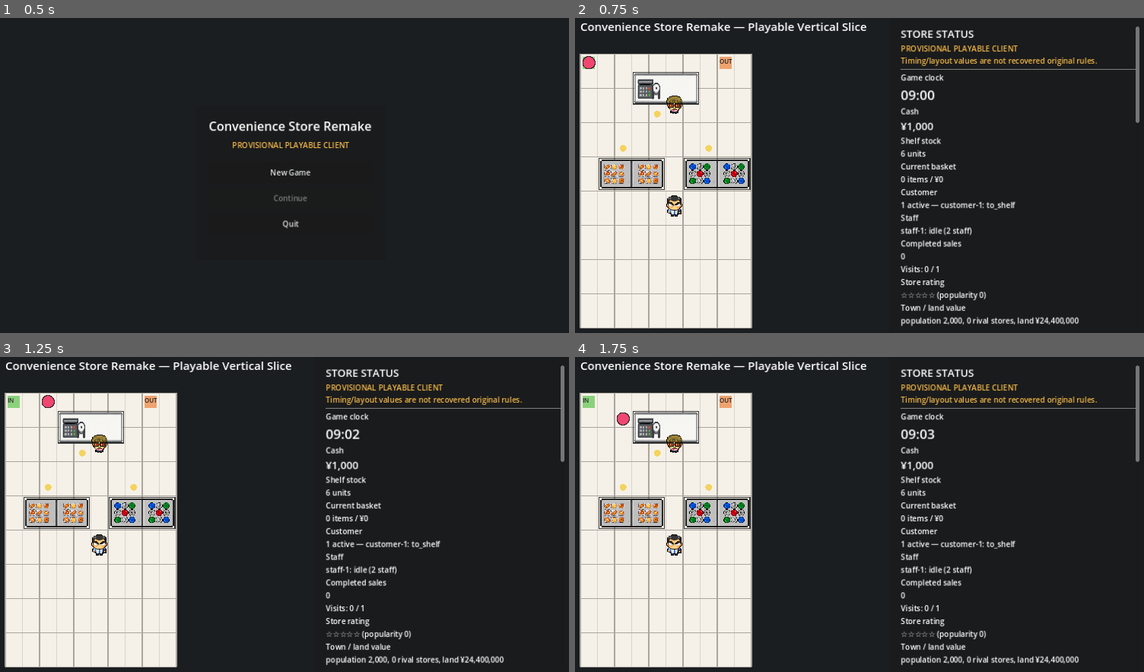
Above: before the commit, frames 1-4 (two rows, left to right).
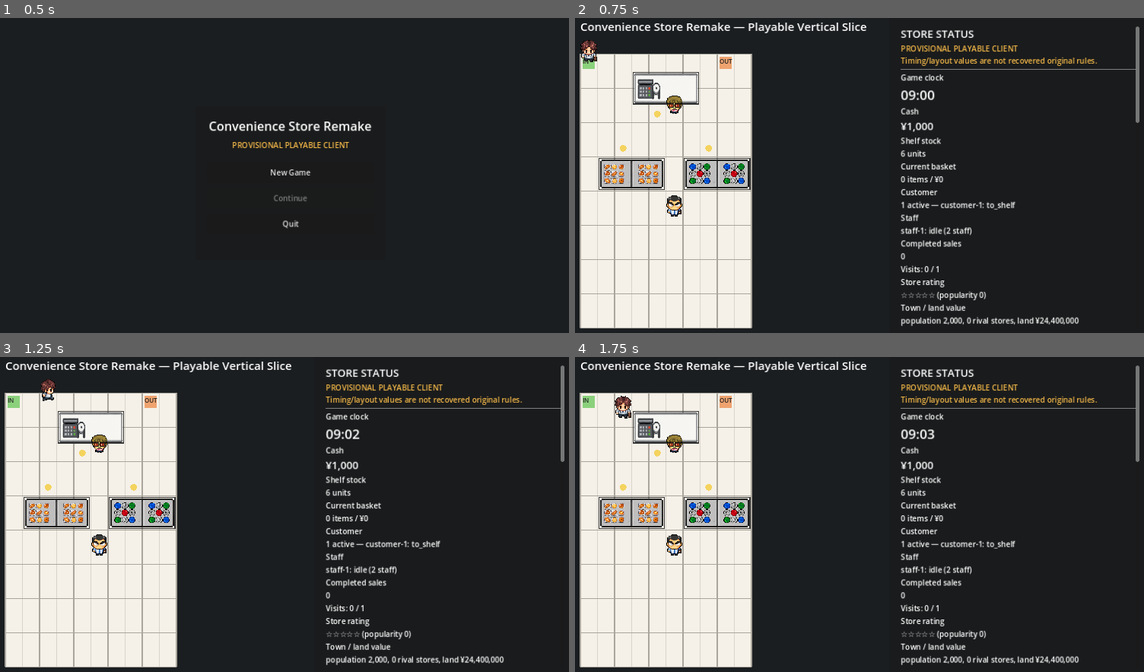
Above: after the commit, the same moments.

Repository: s1-1985/Covenience-store-remake
Game: Godot game, scene res://scenes/main_menu.tscn
Same seed, same stepped clock (60 frames per second), same inputs: the game is played once before the commit and once after it.
Inputs (mouse positions are in pixels of both pictures, inside the frame that each line leads up to):
- Up to frame 1 (0.5 s): no input
- Up to frame 2 (0.75 s): click "New Game" at 0.5 s
- Up to frame 3 (1.25 s): no input
- Up to frame 4 (1.75 s): tap A at 1.25 s; move the mouse to (1001, 498) at 1.27 s; click (1001, 498) at 1.42 s; tap Space (ui_accept) at 1.52 s

Frame 1 is identical in both runs. In frame 2, 0.2% of the frame differs, in the area x 0-4%, y 7-17%; in frame 3, 0.2%; in frame 4, 0.2%, in the area x 6-10%, y 12-22%.

Commit message:
Wire customer walking sprites into store_view.gd (task #70, fourth asset integration)
Draws each customer using assets/raw/customer_v2/customer/'s 21 anonymous
walking figures instead of a plain circle. Unlike staff (task #69),
CustomerState has no identity/archetype field at all, so sprite
assignment is a deterministic hash of customer_id (REMAKE_BALANCED_DEFAULT,
display-only, carries no demographic or behavioral meaning) rather than a
roster-position lookup. Facing direction and the static walk-cycle phase
reuse task #69's staff logic.

Co-Authored-By: Claude Sonnet 5 <noreply@anthropic.com>
Claude-Session: https://claude.ai/code/session_01PXuqF9JKWmmXoEsxN531iJ

Diff:
--- a/game/scripts/headless_smoke.gd
+++ b/game/scripts/headless_smoke.gd
@@ -1995,6 +1995,51 @@
         _fail("moving in -y must face 'up'")
         return
 
+    # Task #70: fourth asset-wiring pass, customer walking sprites. Unlike
+    # staff, no archetype/roster identity exists for customers in this
+    # client at all, so sprite assignment is a pure hash of customer_id
+    # (REMAKE_BALANCED_DEFAULT, docs/decisions/0140-customer-sprite-wiring.md)
+    # rather than a position-based lookup. Confirm all 21 sprites' 4
+    # directions load, the hash-based lookup is deterministic and uses the
+    # expected naming convention, and the facing-direction derivation
+    # (shared logic with staff, exercised the same way) behaves correctly.
+    for customer_sprite_number in range(1, economy_ui_scene.store_view.CUSTOMER_SPRITE_COUNT + 1):
+        var expected_customer_sprite_id := "customer_%02d" % customer_sprite_number
+        for customer_sprite_direction in economy_ui_scene.store_view.CUSTOMER_SPRITE_DIRECTIONS:
+            if economy_ui_scene.store_view._customer_texture(
+                expected_customer_sprite_id,
+                customer_sprite_direction,
+                economy_ui_scene.store_view.CUSTOMER_SPRITE_STATIC_PHASE
+            ) == null:
+                _fail(
+                    "customer sprite failed to load for %s/%s" % [
+                        expected_customer_sprite_id, customer_sprite_direction
+                    ]
+                )
+                return
+    var first_customer_sprite_id := economy_ui_scene.store_view._customer_sprite_id_for_id("customer-1")
+    if not first_customer_sprite_id.begins_with("customer_"):
+        _fail("customer sprite id must use the 'customer_NN' naming convention")
+        return
+    if economy_ui_scene.store_view._customer_sprite_id_for_id("customer-1") != first_customer_sprite_id:
+        _fail("_customer_sprite_id_for_id must be deterministic for the same customer_id")
+        return
+    if economy_ui_scene.store_view._customer_sprite_id_for_id("") != "":
+        _fail("an empty customer_id must resolve to no sprite")
+        return
+    if economy_ui_scene.store_view._customer_facing_direction("test-customer", Vector2i(5, 5)) != "down":
+        _fail("a customer with no prior recorded position must default to facing 'down'")
+        return
+    if economy_ui_scene.store_view._customer_facing_direction("test-customer", Vector2i(8, 5)) != "right":
+        _fail("moving in +x must face 'right'")
+        return
+    if economy_ui_scene.store_view._customer_facing_direction("test-customer", Vector2i(8, 5)) != "right":
+        _fail("an unchanged position must keep facing the previously resolved direction")
+        return
+    if economy_ui_scene.store_view._customer_facing_direction("test-customer", Vector2i(8, 2)) != "up":
+        _fail("moving in -y must face 'up'")
+        return
+
     var bench_index: int = economy_ui_scene._fixture_catalog_ids.find("bench")
     if bench_index < 0:
         _fail("economy UI: fixture catalog option did not include 'bench'")
--- a/game/scripts/store_view.gd
+++ b/game/scripts/store_view.gd
@@ -85,6 +85,34 @@
 const STAFF_SPRITE_SIZE_PX := SUBCELL_PIXELS * 2.0
 const STAFF_SPRITE_ANCHOR_FRACTION := Vector2(0.5, 0.9625)
 
+# Task #70: fourth asset-wiring pass, customer walking sprites (assets/raw/
+# customer_v2/customer/) -- same REMAKE_BALANCED_DEFAULT evidence tier as
+# tasks #67-#69 above. manifest.json ships 21 anonymous walking figures
+# ("customer_01".."customer_21", 4 directions x 2 walk-cycle phases each,
+# 160x160 RGBA, feet-anchored at (80,154) -- same geometry as the task #69
+# staff package) copied (flattened from the source's one-subfolder-per-
+# character layout) into game/assets/customers/ as
+# "<sprite_id>_<direction>_<phase>.png". Unlike staff_candidates, this
+# client's CustomerState has no archetype/identity field at all: customers
+# are created with only an opaque customer_id (e.g. "customer-3",
+# "concurrent-a") and are never linked to any of the 21 CONFIRMED_OFFICIAL
+# CUSTOMER_ARCHETYPES (reference_sim/conveni_sim/baseline_data.py,
+# book pages 134-143) -- no demand/visit-plan mechanic in this vertical
+# slice selects an archetype per customer, so there is no real value to
+# thread through the way task #68 threaded InventoryState.catalog_id.
+# _customer_sprite_id_for_id() below therefore derives a sprite
+# deterministically from each customer_id's own hash (not list position --
+# there is no roster to have a position in) purely so each customer
+# instance renders as a distinct, consistent-looking person instead of a
+# plain circle. This is not an archetype assignment: it carries no
+# demographic, behavioral, or visit-plan meaning whatsoever.
+const CUSTOMER_SPRITE_DIR := "res://assets/customers/"
+const CUSTOMER_SPRITE_COUNT := 21
+const CUSTOMER_SPRITE_DIRECTIONS := ["down", "left", "right", "up"]
+const CUSTOMER_SPRITE_STATIC_PHASE := "A"
+const CUSTOMER_SPRITE_SIZE_PX := SUBCELL_PIXELS * 2.0
+const CUSTOMER_SPRITE_ANCHOR_FRACTION := Vector2(0.5, 0.9625)
+
 var config: Dictionary = {}
 var simulation
 var selected_fixture_id := ""
@@ -93,6 +121,9 @@
 var _staff_textures: Dictionary = {}
 var _staff_last_position: Dictionary = {}
 var _staff_last_direction: Dictionary = {}
+var _customer_textures: Dictionary = {}
+var _customer_last_position: Dictionary = {}
+var _customer_last_direction: Dictionary = {}
 
 
 func _ready() -> void:
@@ -198,6 +229,42 @@
             direction = "down" if delta.y > 0 else "up"
     _staff_last_position[staff_id] = position
     _staff_last_direction[staff_id] = direction
+    return direction
+
+
+func _customer_texture(sprite_id: String, direction: String, phase: String) -> Texture2D:
+    if sprite_id.is_empty() or direction.is_empty() or phase.is_empty():
+        return null
+    var cache_key := sprite_id + "_" + direction + "_" + phase
+    if _customer_textures.has(cache_key):
+        return _customer_textures[cache_key] as Texture2D
+    var path := CUSTOMER_SPRITE_DIR + cache_key + ".png"
+    var texture: Texture2D = null
+    if ResourceLoader.exists(path):
+        texture = load(path) as Texture2D
+    _customer_textures[cache_key] = texture
+    return texture
+
+
+func _customer_sprite_id_for_id(customer_id: String) -> String:
+    if customer_id.is_empty():
+        return ""
+    var sprite_number := (absi(customer_id.hash()) % CUSTOMER_SPRITE_COUNT) + 1
+    return "customer_%02d" % sprite_number
+
+
+func _customer_facing_direction(customer_id: String, position: Vector2i) -> String:
+    var previous_position: Vector2i = _customer_last_position.get(customer_id, position)
+    var previous_direction: String = _customer_last_direction.get(customer_id, "down")
+    var delta := position - previous_position
+    var direction := previous_direction
+    if delta != Vector2i.ZERO:
+        if absi(delta.x) >= absi(delta.y):
+            direction = "right" if delta.x > 0 else "left"
+        else:
+            direction = "down" if delta.y > 0 else "up"
+    _customer_last_position[customer_id] = position
+    _customer_last_direction[customer_id] = direction
     return direction
 
 
@@ -354,8 +421,19 @@
         var stack_index: int = seen_positions.get(customer.position, 0)
         seen_positions[customer.position] = stack_index + 1
         center += Vector2(stack_index * 6.0, stack_index * 6.0)
-        draw_circle(center, 13.0, Color("ef476f"))
-        draw_circle(center, 13.0, Color("3a2630"), false, 2.0)
+        var sprite_id := _customer_sprite_id_for_id(customer.customer_id)
+        var direction := _customer_facing_direction(customer.customer_id, customer.position)
+        var texture := _customer_texture(sprite_id, direction, CUSTOMER_SPRITE_STATIC_PHASE)
+        if texture != null:
+            var draw_size := Vector2(CUSTOMER_SPRITE_SIZE_PX, CUSTOMER_SPRITE_SIZE_PX)
+            var anchor_offset := Vector2(
+                CUSTOMER_SPRITE_ANCHOR_FRACTION.x * draw_size.x,
+                CUSTOMER_SPRITE_ANCHOR_FRACTION.y * draw_size.y
+            )
+            draw_texture_rect(texture, Rect2(center - anchor_offset, draw_size), false)
+        else:
+            draw_circle(center, 13.0, Color("ef476f"))
+            draw_circle(center, 13.0, Color("3a2630"), false, 2.0)
 
 
 func _draw_staff() -> void:
Binary file added: game/assets/customers/customer_01_down_A.png
Binary file added: game/assets/customers/customer_01_down_B.png
Binary file added: game/assets/customers/customer_01_left_A.png
Binary file added: game/assets/customers/customer_01_left_B.png
Binary file added: game/assets/customers/customer_01_right_A.png
Binary file added: game/assets/customers/customer_01_right_B.png
Binary file added: game/assets/customers/customer_01_up_A.png
Binary file added: game/assets/customers/customer_01_up_B.png
Binary file added: game/assets/customers/customer_02_down_A.png
Binary file added: game/assets/customers/customer_02_down_B.png
Binary file added: game/assets/customers/customer_02_left_A.png
Binary file added: game/assets/customers/customer_02_left_B.png
(and 159 more such lines)
